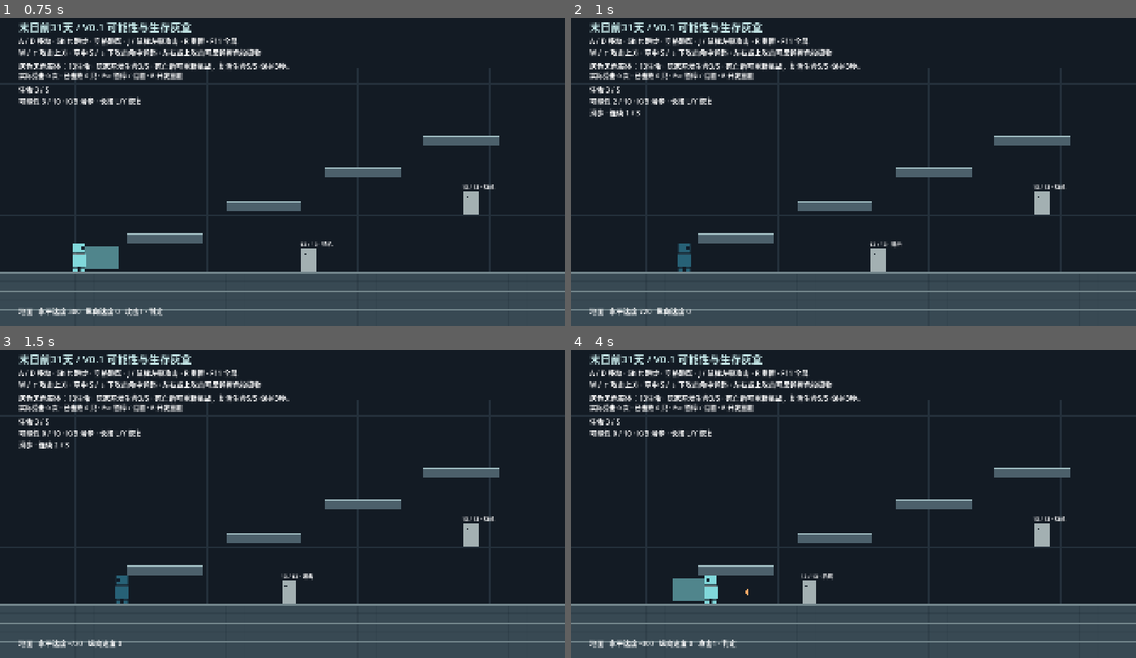
Above: before the commit, frames 1-4 (two rows, left to right).
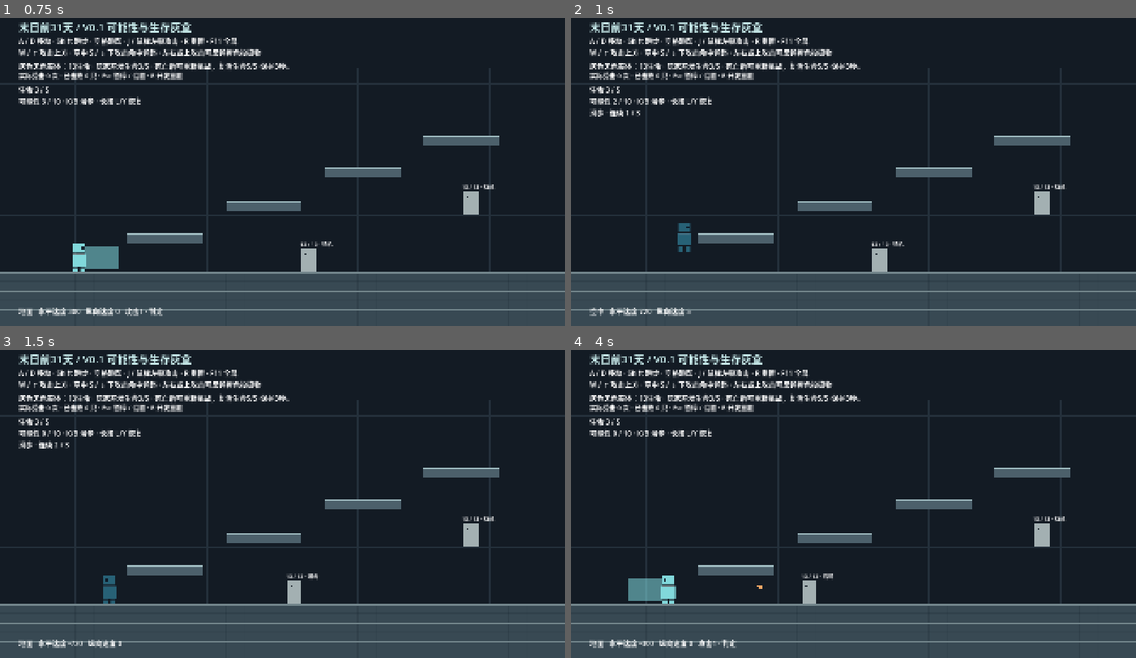
Above: after the commit, the same moments.

Repository: aiother/31DAYS-A
Game: Godot game, scene res://debug/enemy_lab.tscn
The game is run twice, just before and just after one commit, with the same random seed, the same clock (stepped at 60 frames per second) and the same inputs.
Inputs:
- Up to frame 1 (0.75 s): tap Enter at 0.5 s; hold D (move_right) from 0.53 s (still down); tap J (attack) at 0.6 s
- Up to frame 2 (1 s): keep holding D (move_right); tap Space (jump) at 0.77 s; tap K (dodge) at 0.8 s
- Up to frame 3 (1.5 s): tap Space (jump) at 1.07 s; release D (move_right) at 1.28 s; hold A (move_left) from 1.28 s (still down); tap K (dodge) at 1.35 s
- Up to frame 4 (4 s): tap Space (jump) at 1.52, 1.82, 3.02, 3.05, 3.32 s; tap L (recover) at 1.55 s; release A (move_left) at 2.03 s; hold L (recover) 2.03-2.78 s; hold D (move_right) 2.03-3.53 s; tap Shift (run) at 2.3, 2.85 s; hold A (move_left) from 3.53 s (still down); hold Space (jump) from 3.53 s (still down); tap J (attack) at 3.8 s

Frame 1 is identical in both runs. In frame 2, 0.5% of the frame differs, in the area x 3-59%, y 66-97%; in frame 3, 0.6%; in frame 4, 1.3%, in the area x 10-47%, y 72-83%.

Commit message:
feat: allow jumping during attacks and airborne dodge

Diff:
--- a/game/player/player_controller.gd
+++ b/game/player/player_controller.gd
@@ -36,9 +36,11 @@
 		move_and_slide()
 		return
 	if possibility.busy():
+		var was_grounded: bool = is_on_floor()
 		velocity.x = possibility.horizontal_speed()
-		velocity.y = minf(velocity.y + movement.gravity * movement.fall_gravity_scale * delta, movement.max_fall_speed)
-		move_and_slide()
+		_edge_remaining = 0.0
+		_apply_gravity(delta)
+		_move_with_landing(was_grounded)
 		return
 	var grounded: bool = is_on_floor()
 	landing_lock_remaining = maxf(0.0, landing_lock_remaining - delta)
@@ -63,13 +65,19 @@
 		acceleration = movement.ground_deceleration if is_zero_approx(target) else movement.ground_acceleration
 	velocity.x = move_toward(velocity.x, target, acceleration * delta)
 	var edge_allowed: bool = _edge_remaining > 0.0 and absf(global_position.x - _last_floor_x) <= movement.edge_grace_distance
-	if Input.is_action_just_pressed("jump") and not _jump_consumed and (grounded or edge_allowed) and landing_lock_remaining <= 0.0 and not combat.is_attacking():
-		combat.reset_combo()
+	if Input.is_action_just_pressed("jump") and not _jump_consumed and (grounded or edge_allowed) and landing_lock_remaining <= 0.0:
+		if not combat.is_attacking():
+			combat.reset_combo()
 		velocity.y = -movement.jump_speed
 		_bounce_rising = false
 		_hold_remaining = movement.jump_hold_duration
 		_jump_consumed = true
 		_edge_remaining = 0.0
+	_apply_gravity(delta)
+	_move_with_landing(grounded)
+	combat.resolve_hits()
+
+func _apply_gravity(delta: float) -> void:
 	if velocity.y < 0.0:
 		if not _bounce_rising and not Input.is_action_pressed("jump"):
 			velocity.y = maxf(velocity.y, -movement.jump_release_speed)
@@ -80,6 +88,8 @@
 	else:
 		_bounce_rising = false
 		velocity.y = minf(velocity.y + movement.gravity * movement.fall_gravity_scale * delta, movement.max_fall_speed)
+
+func _move_with_landing(grounded: bool) -> void:
 	var descending: bool = velocity.y > 0.0 and not grounded
 	if descending and not _was_descending:
 		_fall_start_y = global_position.y
@@ -94,7 +104,6 @@
 		landing_lock_remaining = movement.hard_landing_duration if hard else 0.0
 		_was_descending = false
 		landed.emit(impact_speed, hard)
-	combat.resolve_hits()
 
 func bounce_from_down_attack() -> void:
 	if not life.can_control():
--- a/game/player/player_possibility.gd
+++ b/game/player/player_possibility.gd
@@ -37,7 +37,7 @@
 	since_dodge = 100.0
 
 func try_dodge() -> bool:
-	if not player.life.can_control() or not player.is_on_floor() or player.landing_lock_remaining > 0.0:
+	if not player.life.can_control() or player.landing_lock_remaining > 0.0:
 		return false
 	if state != State.IDLE and state != State.HEALING:
 		return false
--- /dev/null
+++ b/game/tests/test_air_actions.gd
@@ -0,0 +1,122 @@
+extends SceneTree
+var checks: int = 0
+var failures: int = 0
+var player: PlayerController
+var finished: int = 0
+var landings: int = 0
+
+func _initialize() -> void:
+	run.call_deferred()
+
+func check(ok: bool, message: String) -> void:
+	checks += 1
+	if not ok:
+		failures += 1
+		push_error(message)
+	else:
+		print("PASS: " + message)
+
+func ticks(count: int) -> void:
+	for i: int in range(count):
+		await physics_frame
+		await process_frame
+
+func fresh(position: Vector2 = Vector2(224, 880)) -> void:
+	for action: StringName in InputMap.get_actions():
+		Input.action_release(action)
+	player.life.start_new_run()
+	player.reset_kinematics()
+	player.possibility.balance = 10
+	player.position = position
+	await ticks(8)
+	player.landing_lock_remaining = 0.0
+	finished = 0
+	landings = 0
+
+func run() -> void:
+	var world: Node = (load("res://debug/movement_lab.tscn") as PackedScene).instantiate()
+	root.add_child(world)
+	player = world.get_node("Player") as PlayerController
+	player.combat.attack_finished.connect(func() -> void: finished += 1)
+	player.landed.connect(func(_speed: float, _hard: bool) -> void: landings += 1)
+	await ticks(10)
+	for phase: int in [PlayerCombat.Phase.WINDUP, PlayerCombat.Phase.ACTIVE, PlayerCombat.Phase.RECOVERY]:
+		await fresh()
+		Input.action_press("attack")
+		await ticks(1)
+		Input.action_release("attack")
+		var timeout: int = 0
+		while player.combat.phase != phase and timeout < 50:
+			await ticks(1)
+			timeout += 1
+		check(player.combat.phase == phase, "reached attack phase %d" % phase)
+		var attack_id: int = player.combat.attack_id
+		var old_remaining: float = player.combat._phase_remaining
+		Input.action_press("jump")
+		await ticks(1)
+		check(player.velocity.y < 0 and not player.is_on_floor(), "jump works in attack phase %d" % phase)
+		check(player.combat.attack_id == attack_id and player.combat.phase == phase and player.combat._phase_remaining < old_remaining and finished == 0, "jump preserves attack phase timer and identity")
+		check(player.combat._last_combo_step == 1, "jump during attack preserves combo history")
+		await ticks(40)
+		check(finished == 1 and not player.combat.is_attacking(), "attack finishes once on original schedule")
+	await fresh()
+	var target: CombatHurtbox = (load("res://debug/combat_target.tscn") as PackedScene).instantiate() as CombatHurtbox
+	world.add_child(target)
+	target.position = Vector2(284, 760)
+	Input.action_press("attack")
+	Input.action_press("jump")
+	await ticks(1)
+	check(player.combat.is_attacking() and player.velocity.y < 0, "same-frame attack and jump both start")
+	Input.action_release("attack")
+	await ticks(20)
+	check(int(target.get("hit_count")) == 1 and int(target.get("damage_total")) == 5, "jumping attack retains actual hit detection and single-hit registry")
+	target.queue_free()
+	Input.action_press("attack")
+	await ticks(1)
+	check(player.combat.combo_step == 2, "airborne second attack retains half-second combo window")
+	await fresh()
+	Input.action_press("dodge")
+	await ticks(1)
+	Input.action_release("dodge")
+	check(player.possibility.balance == 9, "ground dodge costs 1")
+	await ticks(22)
+	Input.action_press("jump")
+	await ticks(3)
+	Input.action_press("move_right")
+	Input.action_press("dodge")
+	await ticks(1)
+	Input.action_release("dodge")
+	check(not player.is_on_floor() and player.possibility.balance == 7 and player.possibility.chain == 2, "ground and air dodge share consecutive costs")
+	await ticks(5)
+	check(player.velocity.x > 700 and player.velocity.y < 0, "air dodge moves sideways while retaining ascent")
+	check(not player.life.take_hit(1), "air dodge invulnerability uses real damage pipeline")
+	await fresh(Vector2(224, 400))
+	Input.action_press("move_left")
+	Input.action_press("dodge")
+	await ticks(5)
+	Input.action_release("dodge")
+	check(player.velocity.x < -700 and player.velocity.y > 0, "falling air dodge retains gravity and left direction")
+	Input.action_press("jump")
+	await ticks(1)
+	check(player.velocity.y > 0, "air dodge does not grant another jump")
+	await fresh(Vector2(224, 700))
+	player.velocity.y = 900
+	Input.action_press("dodge")
+	await ticks(16)
+	check(player.is_on_floor() and landings == 1, "landing during dodge emits normal landing feedback once")
+	await fresh(Vector2(224, 500))
+	player.possibility.balance = 0
+	check(player.possibility.try_dodge() and player.possibility.poor_dodge and player.possibility.balance == -1, "air dodge supports same overdraft")
+	player.possibility.cancel()
+	player.possibility.balance = -9
+	check(not player.possibility.try_dodge(), "air dodge cannot bypass balance floor")
+	await fresh(Vector2(224, 500))
+	player.combat.phase = PlayerCombat.Phase.ACTIVE
+	check(player.possibility.try_dodge() and not player.combat.is_attacking(), "air dodge cancels attack")
+	for action: StringName in InputMap.get_actions():
+		Input.action_release(action)
+	world.queue_free()
+	await process_frame
+	await process_frame
+	print("AIR_ACTION_TESTS checks=%d failures=%d" % [checks, failures])
+	quit(1 if failures else 0)
--- a/game/tests/test_combat.gd
+++ b/game/tests/test_combat.gd
@@ -126,7 +126,7 @@
 	var x: float = _player.global_position.x
 	Input.action_press("jump")
 	await _ticks(4)
-	_check(_player.is_on_floor() and _player.global_position.x > x, "attack permits full movement but blocks jump cancel")
+	_check(not _player.is_on_floor() and _player.velocity.y < 0 and _player.global_position.x > x and _combat.is_attacking(), "attack permits full movement and jumping without interruption")
 	await _reset()
 	Input.action_press("aim_down")
 	await _press()
--- a/game/tests/test_possibility.gd
+++ b/game/tests/test_possibility.gd
@@ -75,7 +75,7 @@
 	player.position.y -= 100
 	player.set_physics_process(true)
 	await ticks(1)
-	check(not actions.try_dodge(), "air dodge prohibited")
+	check(actions.try_dodge() and actions.balance == 9, "air dodge permitted with same resource cost")
 	player.position = Vector2(224, 880)
 	await ticks(10)
 	player.set_physics_process(false)
Not shown, added: game/tests/test_air_actions.gd.uid
Not shown, changed: Words/T0_V0.1范围冻结.md
Not shown, changed: Words/T1_核心玩法与玩家操作.md
Not shown, changed: Words/T2_战斗系统.md
Not shown, changed: Words/T3_可能性_基础属性_成长_死亡.md
Not shown, changed: game/docs/player_life_implementation.md
Not shown, changed: game/docs/possibility_implementation.md
Not shown, changed: game/docs/technical_baseline.md
